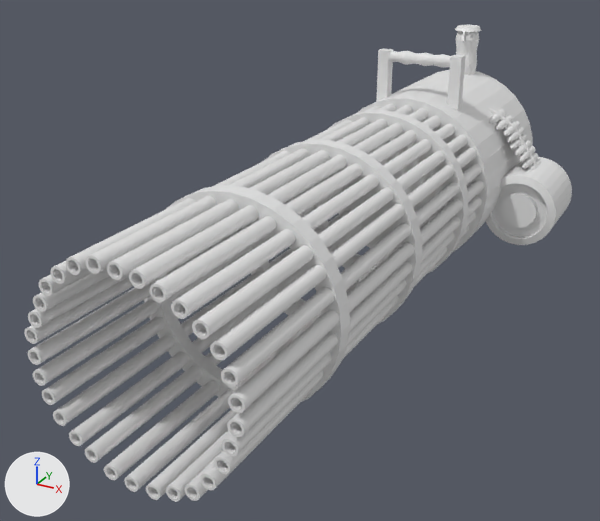
Renders of the Blender file weapons/uber machinegun/uber machinegun.blend from each side of a commit.
Rendered twice from a 50 mm lens placed at (7.97, -22.69, 7.2), pointed at (-0.56, -7.18, -0.56). Arrows for +X, +Y and +Z are at lower left; the lights stay in place.
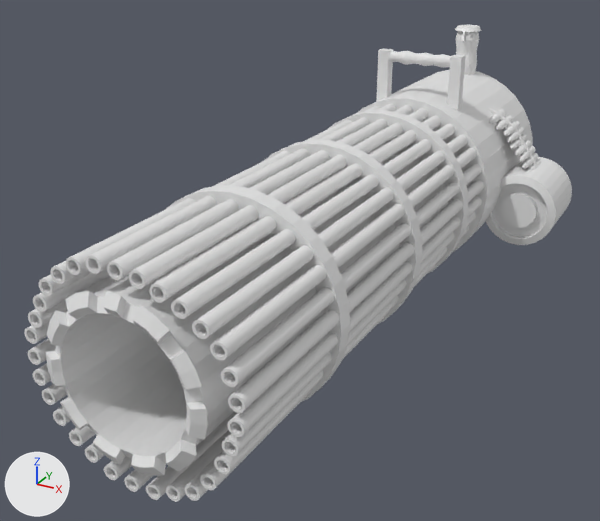
Boxes (x1, y1, x2, y2) around the edits, measured in the pictures (600 x 521 px):
part 1 of me_cylinder, added: after (46, 135, 448, 476)

The change, as a list of edits to the scene's bpy script:
```text
Change me_cylinder:
    used by ob_cylinder; location = (0.0, 0.0, 0.0)
    remove me_cylinder.from_pydata(...)  # 5324 vertices, 4296 faces; spans x -2.3..3.9, y -14.0..2.6, z -2.3..3.7
    add me_cylinder.from_pydata(...)  # 5516 vertices, 4458 faces; spans x -2.3..3.9, y -14.2..2.6, z -2.3..3.7
    me_cylinder part 1: a new loose piece of 192 vertices spanning x -1.6..1.7, y -14.2..-2.1, z -1.6..1.7
```
